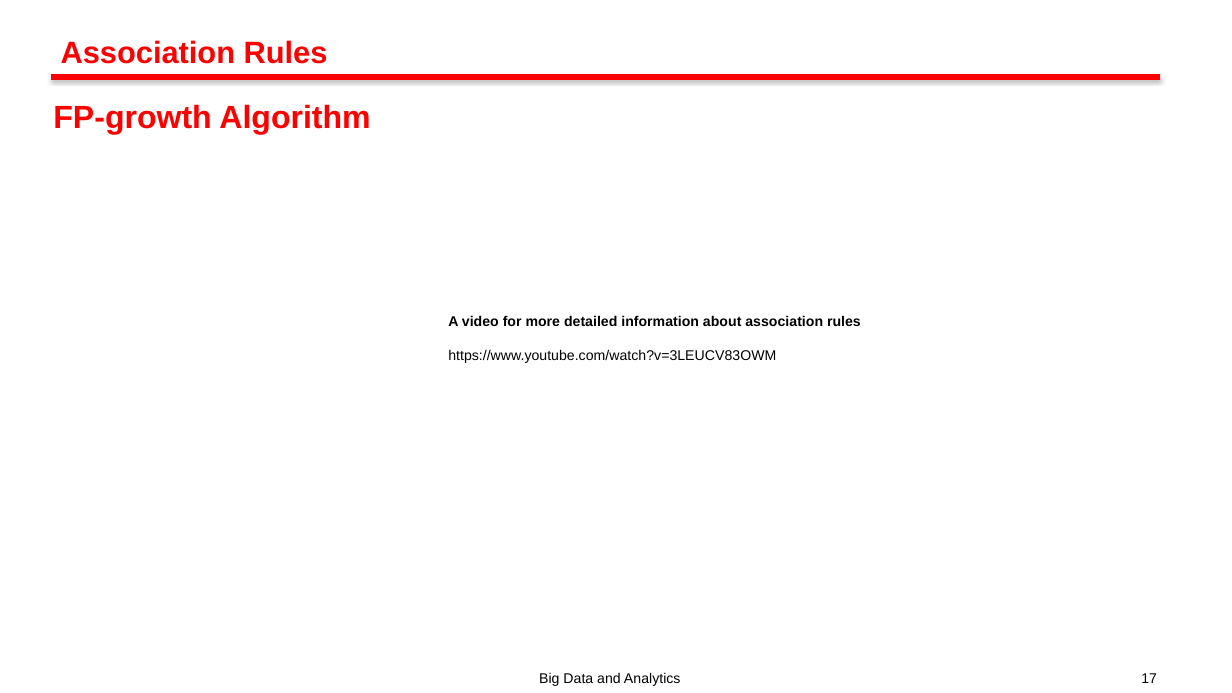
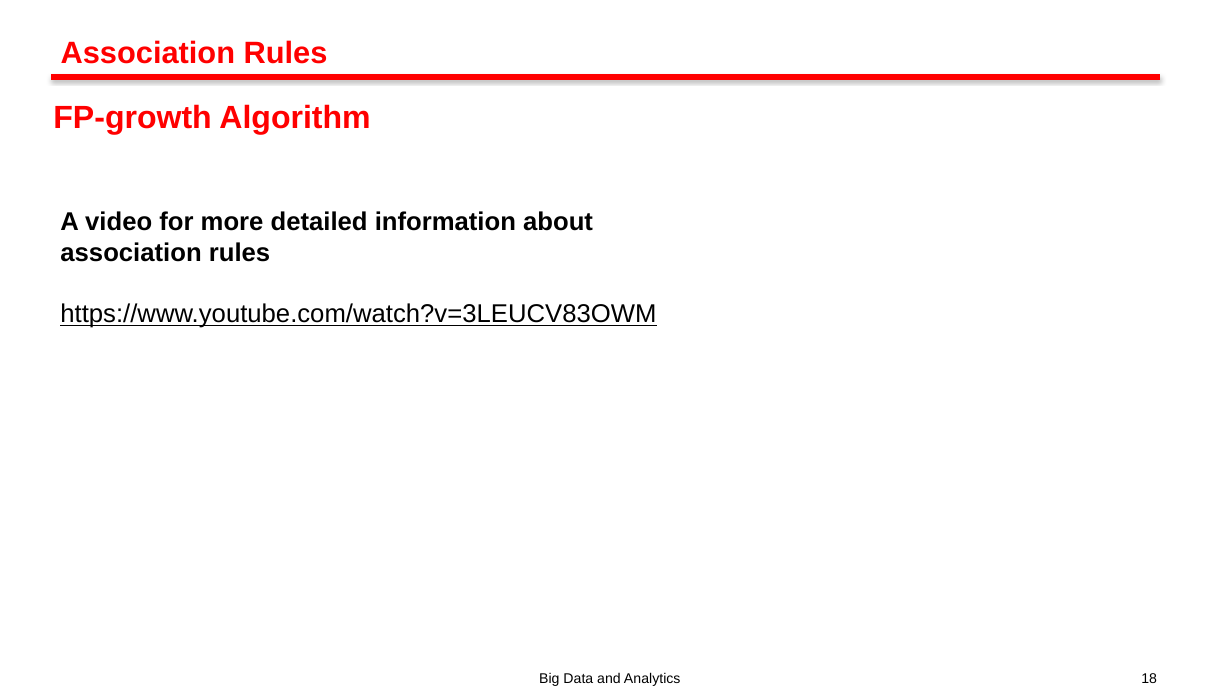
Before and after one commit to yubarajkafle/Course-materials-for-BDA601-Big-Data-Analytics-Torrens-University-, a slide deck: slide 18 of Lecture Slides/S10.pptx (slide 17 before the commit). Drawn at 1232x693 pixels with LibreOffice and Linux fonts; fonts in the diff are those of the drawing; background and template pictures are left out. Boxes give left, top, right and bottom in pixels: in the first picture for what was removed or moved away, otherwise in the second. Text is boxed around its words. In the diff, an @@ line names an element or a change of style, - is before the commit and + after.

```diff
--- a/Lecture Slides/S10.pptx
+++ b/Lecture Slides/S10.pptx
@@ text "A video for more detailed ...": place and size @@
-text "A video for more detailed ..." at box(448, 315, 861, 363)
+text "A video for more detailed ..." at box(60, 211, 656, 328)
@@ text "A video for more detailed ..." at box(60, 211, 656, 328): size 11 to 20 pt; underline on in "https://www.youtube.com/watch?v=3LEUCV83OWM" @@
@@ page number at box(1141, 673, 1157, 683): text changed @@
-17
+18
```
Also in this commit, not shown: 4 other slides changed, 1 slide added, 2 other files.
